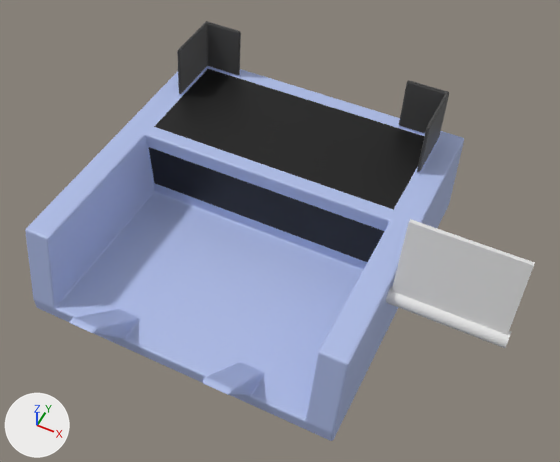
Two versions of the Blender file Blender/Printer.blend, one commit apart.
The view is the same before and after, from a 50 mm lens placed at (6.48, -11.49, 15.39), pointed at (1.02, -0.59, 1.77). The axes (+X, +Y, +Z) are drawn at lower left. The lights are the same throughout.

Before the edit, the objects in view are built like this:
```python
me_cube = bpy.data.meshes.new('Cube')
me_cube.from_pydata(...)  # 4617 vertices, 4592 faces; spans x -4.0..4.0, y -4.81..3.96, z -0.2..3.6
# faces by material slot: [4230, 170, 192]
me_cube.materials.append(mat_wood)  # blue #aebce7
me_cube.materials.append(mat_hole_black)  # black #000000
me_cube.materials.append(mat_plastic_black)  # dark grey #494949
me_cube_002 = bpy.data.meshes.new('Cube.002')
me_cube_002.from_pydata(...)  # a box spanning x -1.04..0.96, y -1.0..1.0, z 0.0..2.0
me_cylinder = bpy.data.meshes.new('Cylinder')
me_cylinder.from_pydata(...)  # a 32-sided cylinder along z spanning x -1.0..1.0, y -1.0..1.0, z -1.0..1.0
ob_body = bpy.data.objects.new('Body', me_cube)
ob_body.location = (0.0, 0.0, 0.0)
ob_cube = bpy.data.objects.new('Cube', me_cube_002)
ob_cube.location = (5.37, -1.18, 1.95)
ob_cube.rotation_euler = (-0.244, 0.0, 0.0)  # degrees (-14, 0, 0)
ob_cube.scale = (1.28, 0.0588, 0.922)
ob_cylinder = bpy.data.objects.new('Cylinder', me_cylinder)
ob_cylinder.location = (5.26, -1.21, 1.79)
ob_cylinder.rotation_euler = (0.0, 1.571, 0.0)  # degrees (0, 90, 0)
ob_cylinder.scale = (0.187, 0.187, 1.4)
```
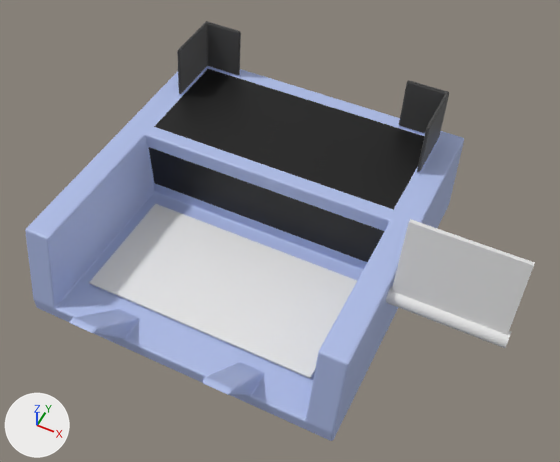
What the commit changed:
Mesh me_cube_003 is new.
It is a box spanning x -3.0..3.0, y -3.03..-0.03, z 0.25..0.3.
Object 'Money' (ob_money) is new; it shows me_cube_003.
Its location is (0.0, 0.0, 0.0).

Changed parts and their boxes [x1, y1, x2, y2] in the pictures (560 x 462 px):
'Money', added
    after: [89, 204, 357, 378]
